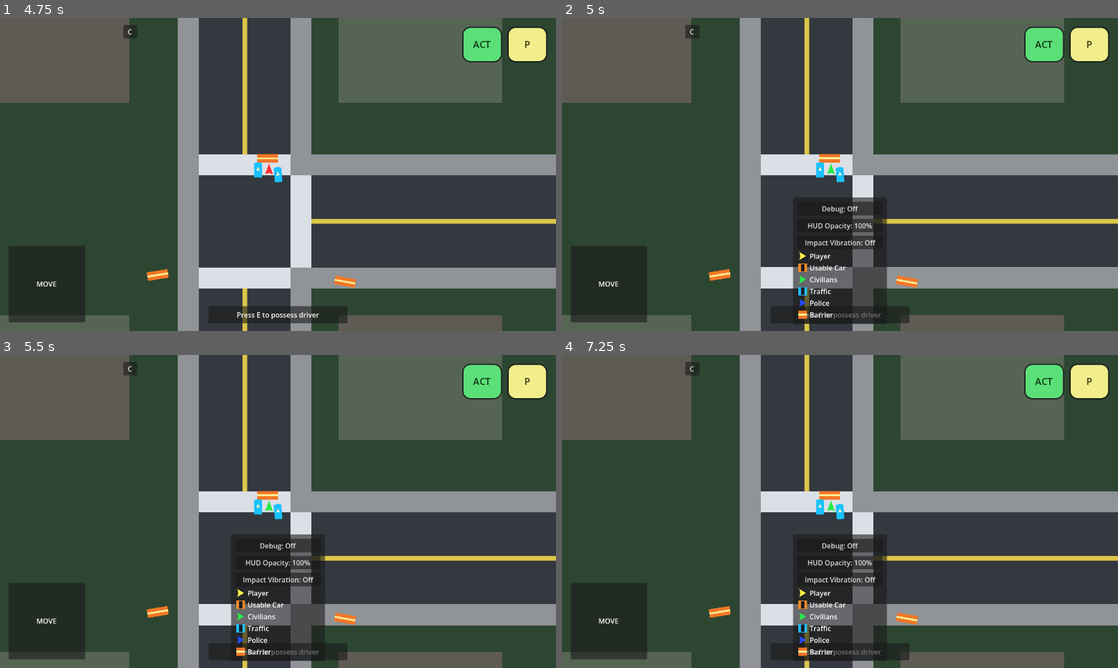
Above: before the commit, frames 1-4 (two rows, left to right).
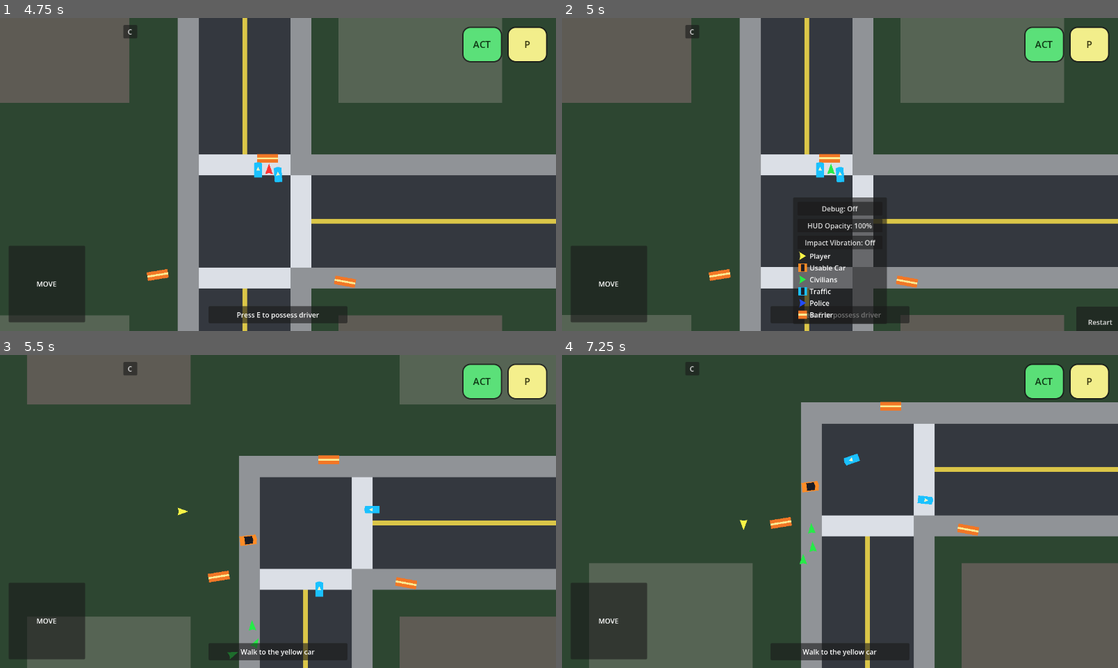
Above: after the commit, the same moments.

Repository: mjulstein/godot-gta
Game: Godot game, scene res://scenes/main/game.tscn
The game is run twice, just before and just after one commit, with the same random seed, the same clock (stepped at 60 frames per second) and the same inputs.
Inputs (mouse positions are in pixels of both pictures, inside the frame that each line leads up to):
- Up to frame 1 (4.75 s): click "C" at 0.5 s; tap E (interact) at 1.25, 2.75, 4.25 s; move the mouse to (400, 158) at 1.27 s; hold D (move_right) 1.28-2 s; hold E (interact) 1.28-2 s; click (400, 158) at 1.42 s; drag from (166, 190) to (294, 174) at 2.02 s; move the mouse to (333, 105) at 2.77 s; hold D (move_right) 2.78-3.5 s; hold E (interact) 2.78-3.5 s; drag from (250, 237) to (111, 127) at 3.52 s; move the mouse to (444, 221) at 4.27 s; hold A (move_left) from 4.28 s (still down); hold E (interact) from 4.28 s (still down)
- Up to frame 2 (5 s): keep holding A (move_left); keep holding E (interact); tap P (pause) at 4.9 s
- Up to frame 3 (5.5 s): release A (move_left) at 5 s; release E (interact) at 5 s; click (539, 658) at 5 s, where only the run after the commit has a clickable "Restart"
- Up to frame 4 (7.25 s): tap E (interact) at 5.75 s; drag from (673, 464) to (756, 433) at 5.77 s; move the mouse to (867, 511) at 6.52 s; hold S (brake) from 6.53 s (still down); hold E (interact) from 6.53 s (still down); click (867, 511) at 6.67 s

Frame 1 is identical in both runs. In frame 2, 0.6% of the frame differs, in the area x 92-100%, y 92-100%; in frame 3, 44%; in frame 4, 53%, in the area x 0-100%, y 0-100%.

Commit message:
reset button in pause

Diff:
--- a/scenes/ui/palette_overlay.tscn
+++ b/scenes/ui/palette_overlay.tscn
@@ -119,3 +119,17 @@
 
 [node name="Label" type="Label" parent="Panel/Margin/Rows/BarrierRow"]
 text = "Barrier"
+
+[node name="RestartButton" type="Button" parent="."]
+unique_name_in_owner = true
+anchor_left = 1.0
+anchor_top = 1.0
+anchor_right = 1.0
+anchor_bottom = 1.0
+offset_left = -96.0
+offset_top = -56.0
+offset_right = 16.0
+offset_bottom = 16.0
+grow_horizontal = 0
+grow_vertical = 0
+text = "Restart"
--- a/scripts/ui/palette_overlay.gd
+++ b/scripts/ui/palette_overlay.gd
@@ -10,6 +10,7 @@
 @onready var toggle_debug_button: Button = %ToggleDebugButton
 @onready var hud_opacity_button: Button = %HudOpacityButton
 @onready var impact_vibration_button: Button = %ImpactVibrationButton
+@onready var restart_button: Button = %RestartButton
 
 var impact_vibration_enabled := false
 
@@ -18,6 +19,7 @@
 	toggle_debug_button.pressed.connect(_on_toggle_debug_pressed)
 	hud_opacity_button.pressed.connect(_on_hud_opacity_pressed)
 	impact_vibration_button.pressed.connect(_on_impact_vibration_pressed)
+	restart_button.pressed.connect(_on_restart_pressed)
 	_refresh_button_text()
 
 func _on_toggle_debug_pressed() -> void:
@@ -44,6 +46,10 @@
 func is_impact_vibration_enabled() -> bool:
 	return impact_vibration_enabled
 
+func _on_restart_pressed() -> void:
+	get_tree().paused = false
+	get_tree().reload_current_scene()
+
 func _refresh_button_text() -> void:
 	var debug_active := false
 	if debug_overlay != null and debug_overlay.has_method("is_overlay_active"):
